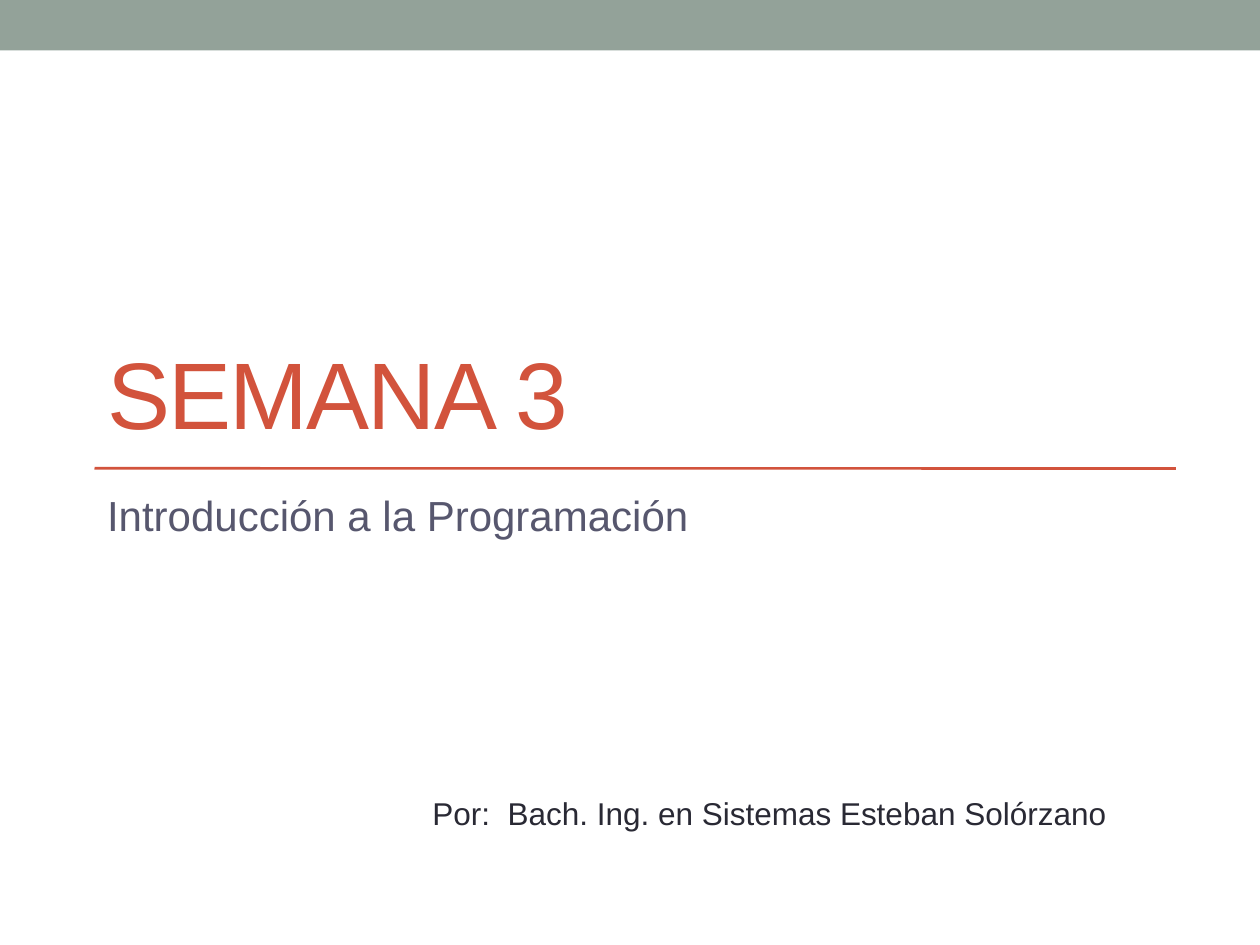
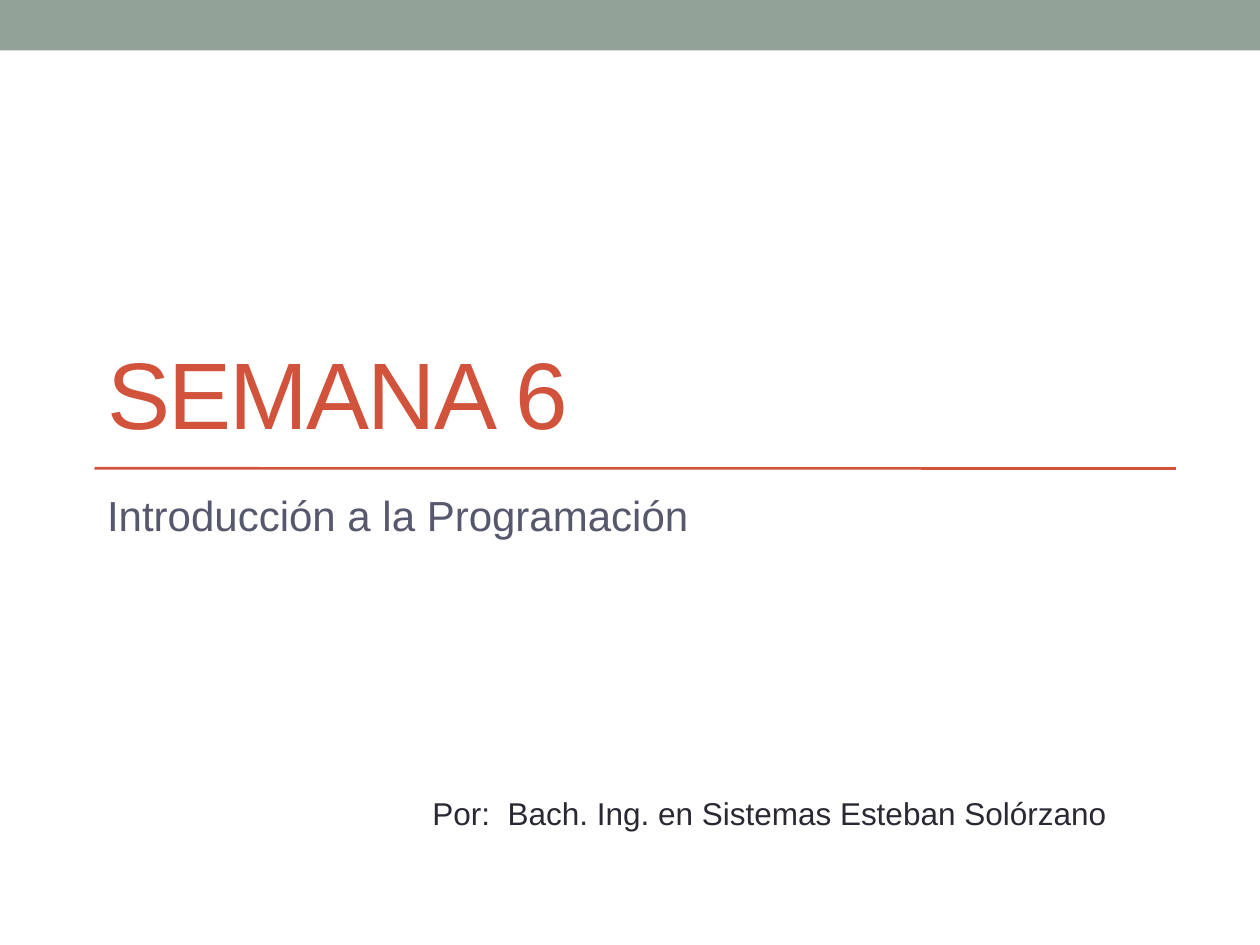
Before and after one commit to clases-Esteban/introduccion, a slide deck: slide 1 of Semana 6.pptx. Drawn at 1260x945 pixels with LibreOffice and Linux fonts; fonts in the diff are those of the drawing. Boxes give left, top, right and bottom in pixels: in the first picture for what was removed or moved away, otherwise in the second. Text is boxed around its words. In the diff, an @@ line names an element or a change of style, - is before the commit and + after.

Commit message:
semana 7

```diff
--- a/Semana 6.pptx
+++ b/Semana 6.pptx
@@ title at [107, 363, 568, 430]: text changed @@
-SEMANA 3
+SEMANA 6
```
Also in this commit, not shown: 1 other file.
